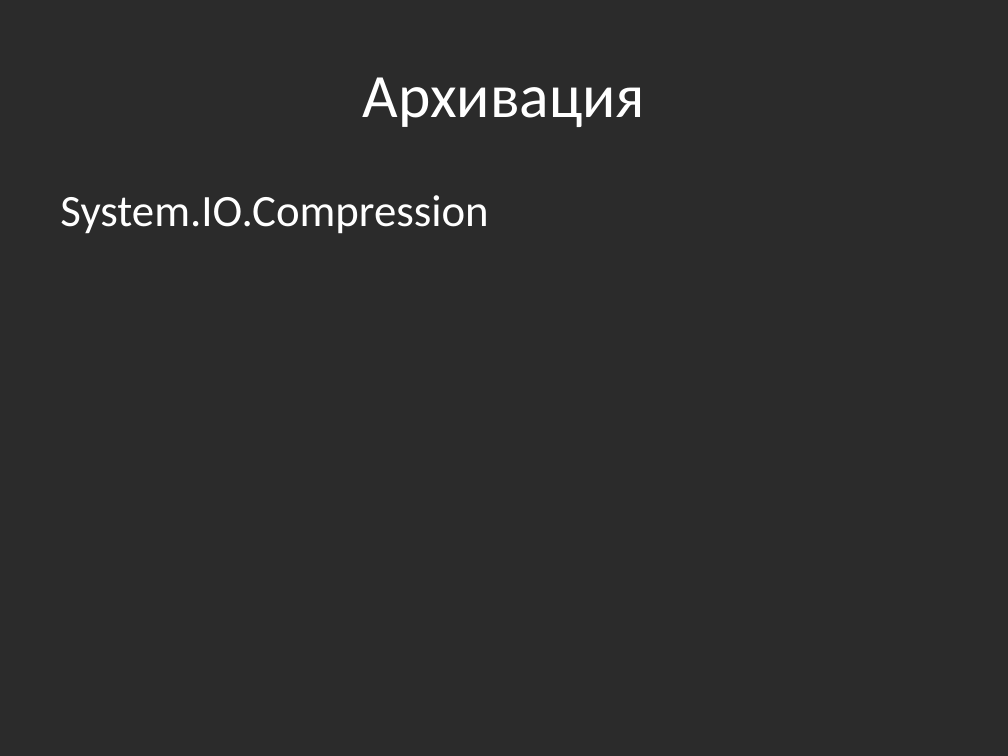
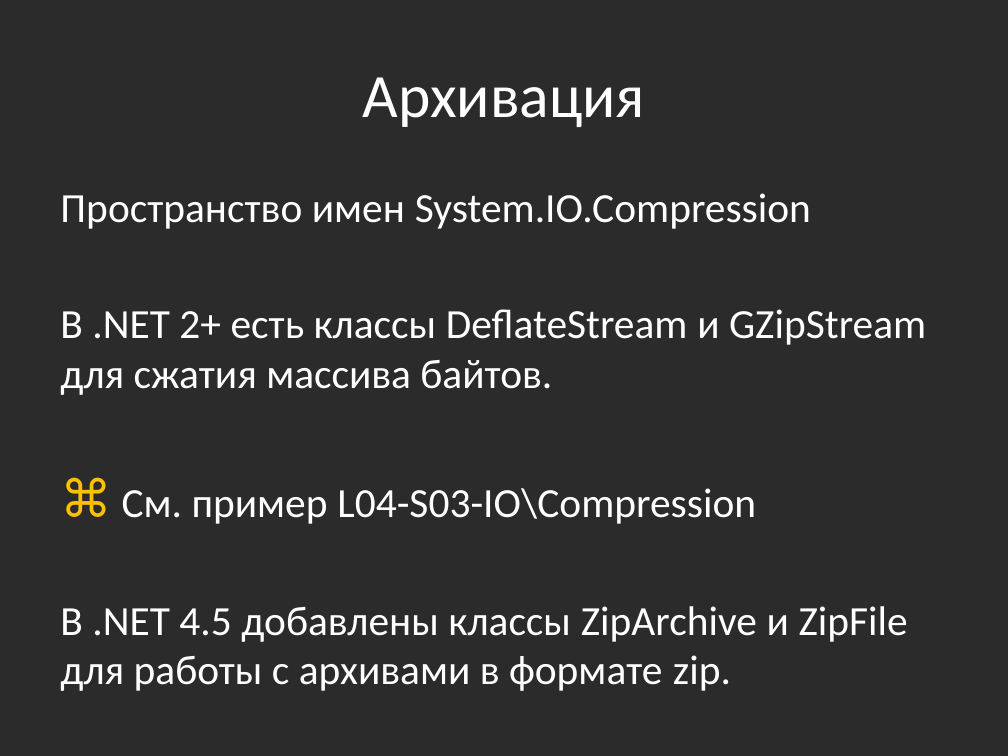
Before and after one commit to bazile/Training, a slide deck: slide 30 of Presentation/lesson-04-io.pptx. Drawn at 1008x756 pixels with LibreOffice and Linux fonts; fonts in the diff are those of the drawing; background and template pictures are left out; a plain dark background stands for a picture behind light text. Boxes give left, top, right and bottom in pixels: in the first picture for what was removed or moved away, otherwise in the second. Text is boxed around its words. In the diff, an @@ line names an element or a change of style, - is before the commit and + after.

Commit message:
Added compression demo

```diff
--- a/Presentation/lesson-04-io.pptx
+++ b/Presentation/lesson-04-io.pptx
@@ text at [60,193,926,691]: text changed; size 32 to 29.6 pt @@
-System.IO.Compression
+Пространство имен System.IO.Compression
+В .NET 2+ есть классы DeflateStream и GZipStream для сжатия массива байтов.
+⌘ См. пример L04-S03-IO\Compression
+В .NET 4.5 добавлены классы ZipArchive и ZipFile для работы с архивами в формате zip.
```
Also in this commit, not shown: 1 other slide changed, 2 slides removed, 4 other files.
